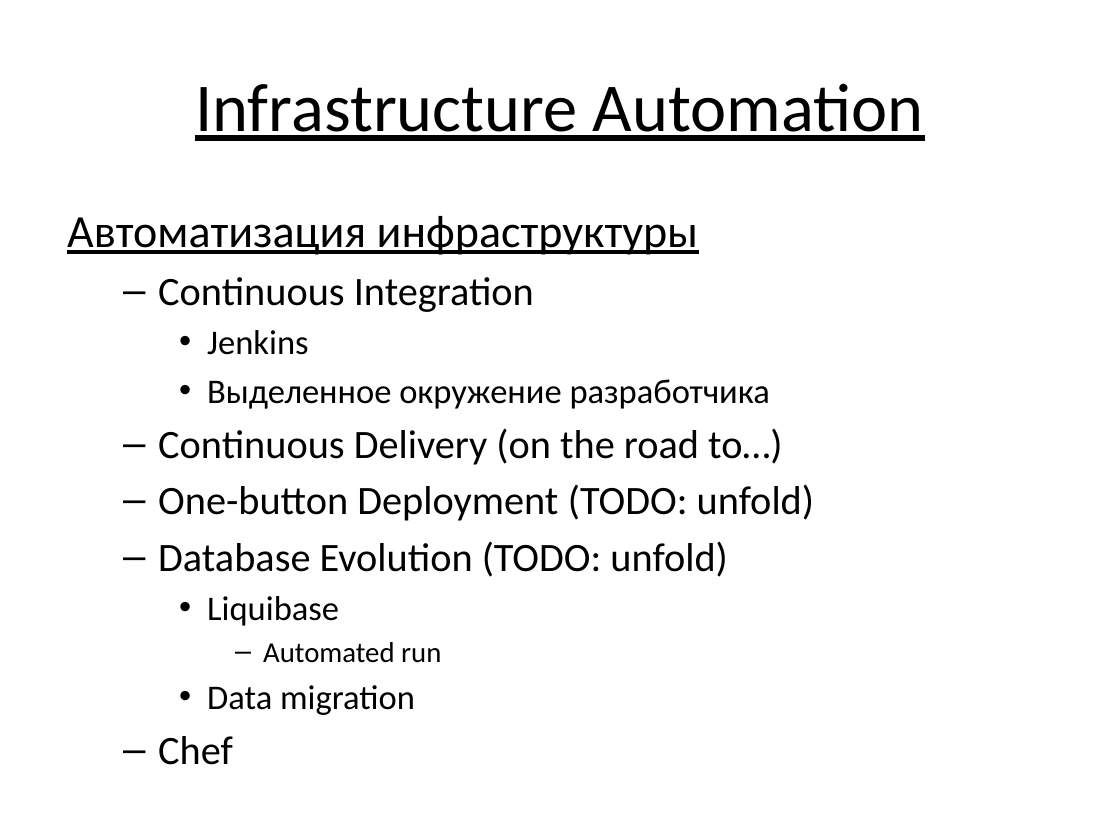
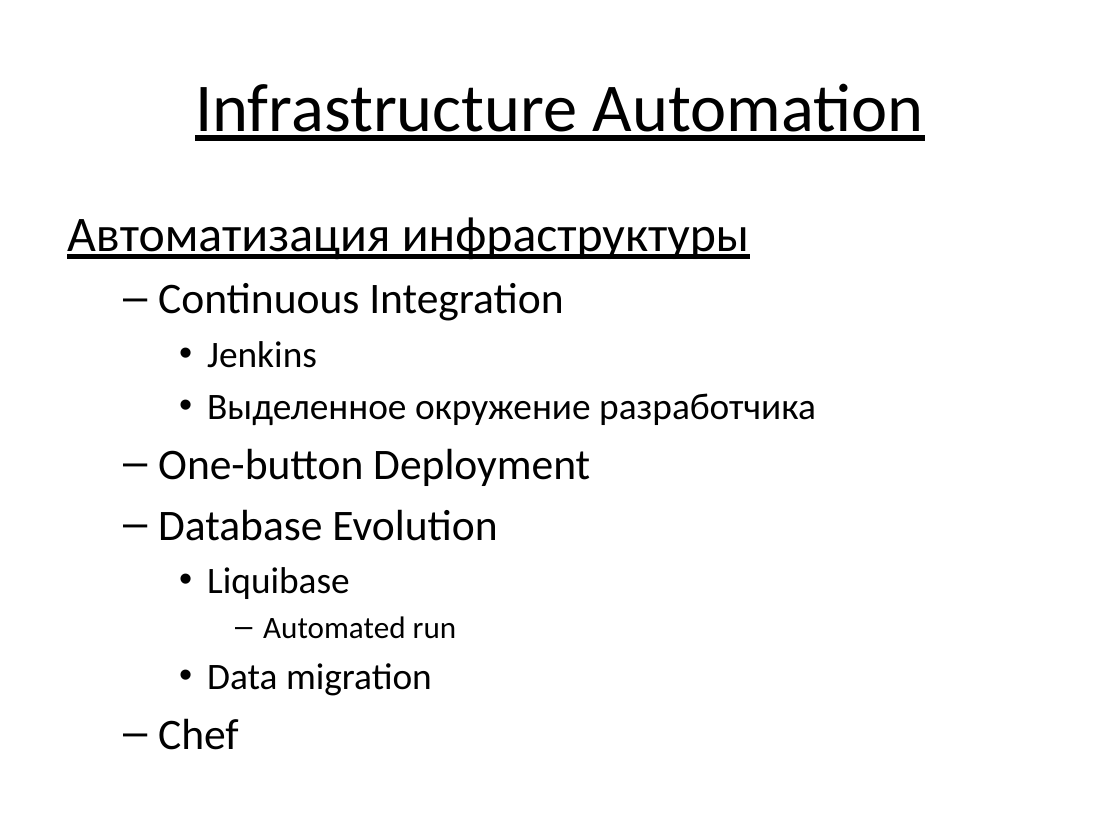
Before and after one commit to vitali-kviatkouski/personal, a slide deck: slide 10 of Microservices.pptx (slide 9 before the commit). Drawn at 1120x840 pixels with LibreOffice and Linux fonts; fonts in the diff are those of the drawing. Boxes give left, top, right and bottom in pixels: in the first picture for what was removed or moved away, otherwise in the second. Text is boxed around its words. In the diff, an @@ line names an element or a change of style, - is before the commit and + after.

```diff
--- a/Microservices.pptx
+++ b/Microservices.pptx
@@ text at [67,217,816,750]: size 29.6 to 32 pt in "Автоматизация инфраструктуры"; size 25.9 to 28 pt in "Continuous Integration", "Chef"; size 22.2 to 24 pt in "Jenkins", "Выделенное окружение разработчика", "Liquibase", "Data migration"; size 18.5 to 20 pt in "Automated run" @@
@@ text at [158,448,590,541]: text changed; size 25.9 to 28 pt @@
-  – Continuous Delivery (on the road to…)
-  – One-button Deployment (TODO: unfold)
-  – Database Evolution (TODO: unfold)
+  – One-button Deployment
+  – Database Evolution
```
Also in this commit, not shown: 12 other slides changed, 2 slides added, 2 slides removed.
